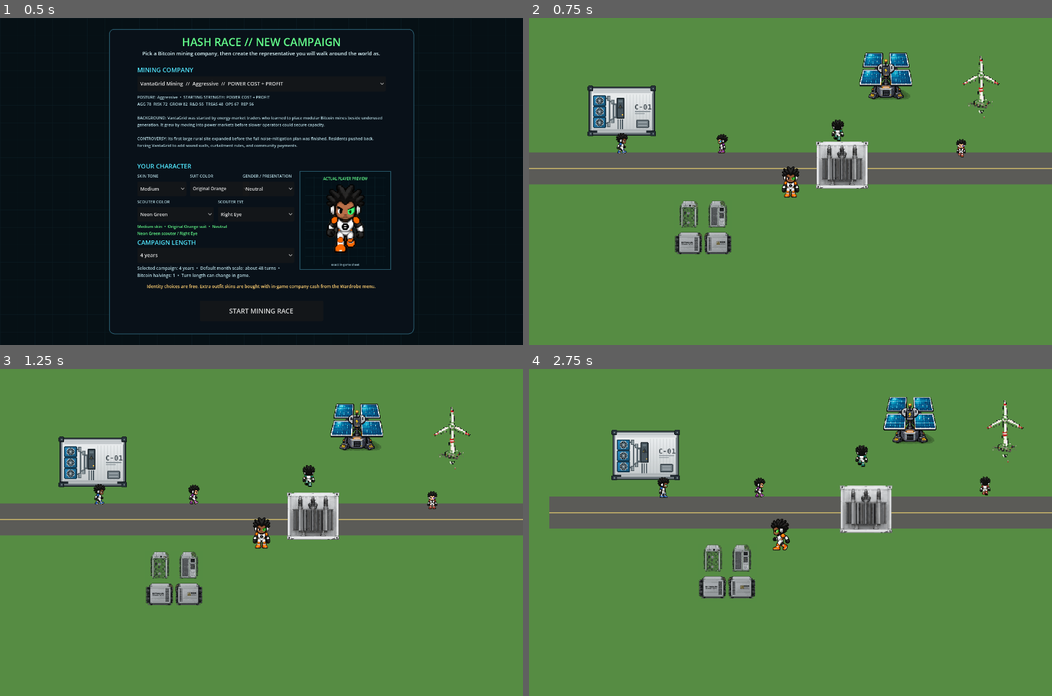
Above: before the commit, frames 1-4 (two rows, left to right).
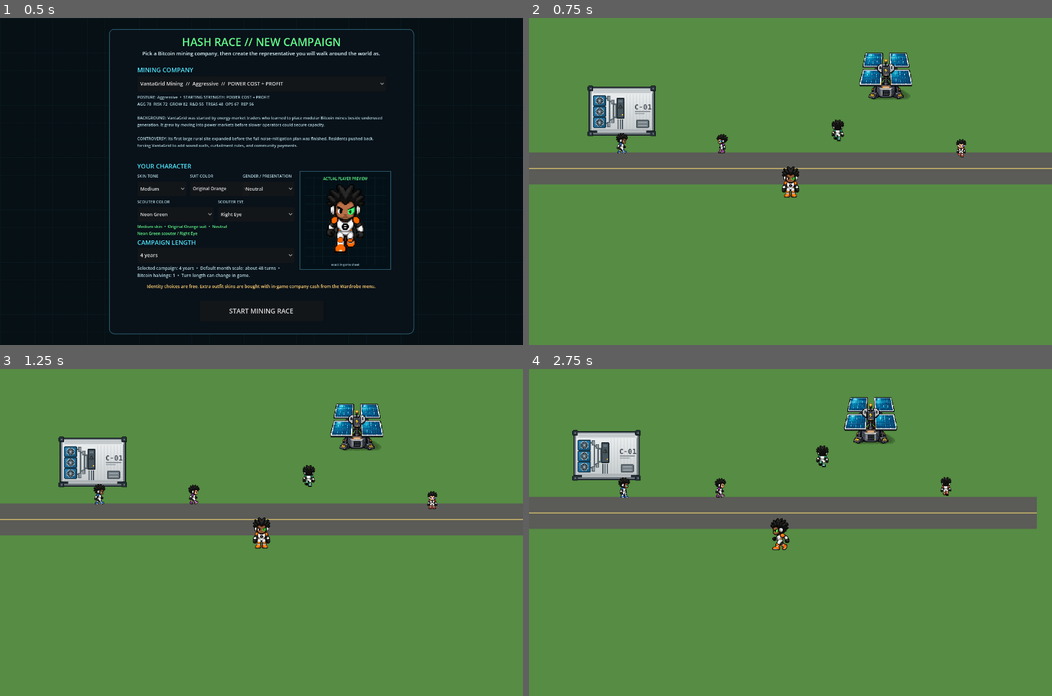
Above: after the commit, the same moments.

Repository: 1freetech/HashRace
Game: Godot game, scene res://scenes/campaign_setup.tscn
The game is run twice, just before and just after one commit, with the same random seed, the same clock (stepped at 60 frames per second) and the same inputs.
Inputs (mouse positions are in pixels of both pictures, inside the frame that each line leads up to):
- Up to frame 1 (0.5 s): no input
- Up to frame 2 (0.75 s): click "START MINING RACE" at 0.5 s
- Up to frame 3 (1.25 s): no input
- Up to frame 4 (2.75 s): tap Enter (ui_accept) at 1.25, 1.52 s; move the mouse to (905, 516) at 1.27 s; hold D (move_right) 1.28-2 s; tap E at 1.35 s; click (905, 516) at 1.42 s; drag from (685, 548) to (764, 597) at 2.02 s

Frame 1 is identical in both runs. In frame 2, 2.6% of the frame differs, in the area x 27-90%, y 11-73%; in frame 3, 2.6%; in frame 4, 9.5%, in the area x 0-100%, y 8-71%.
Error after the commit: Invalid access to property or key 'transformer' on a base object of type 'Dictionary'. (res://scripts/world.gd:205)

Commit message:
Fix transformer gameplay scale against player and ASIC

Diff:
--- a/Godot/scripts/world.gd
+++ b/Godot/scripts/world.gd
@@ -40,7 +40,7 @@
     # stretching it across the old oversized house footprint.
     "container": Rect2(340, 380, 192, 153),
     "solar": Rect2(1080, 270, 176, 176),
-    "transformer": Rect2(970, 540, 144, 130),
+    # Screenshot-backed scale repair: keep the validated transformer binary and\n    # aspect-fit/Y-sort/collision path, but reduce its live footprint so it no\n    # longer dominates the nearby player and ASIC equipment.\n    "transformer": Rect2(982, 556, 120, 108),
     "asic": Rect2(580, 700, 160, 160),
     "wind": Rect2(1330, 300, 176, 176)
 }
